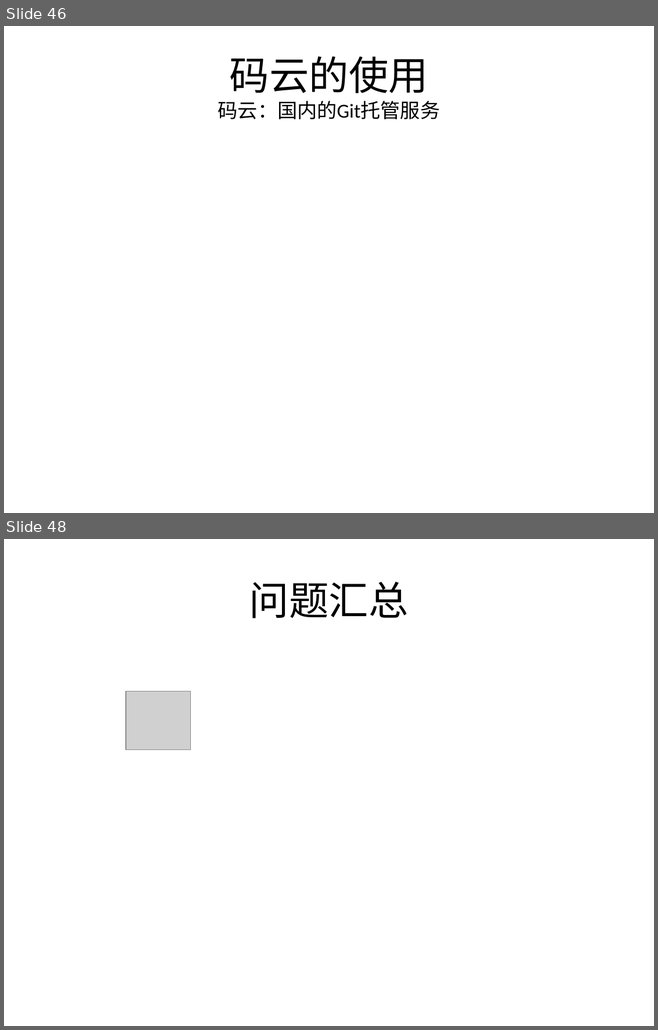
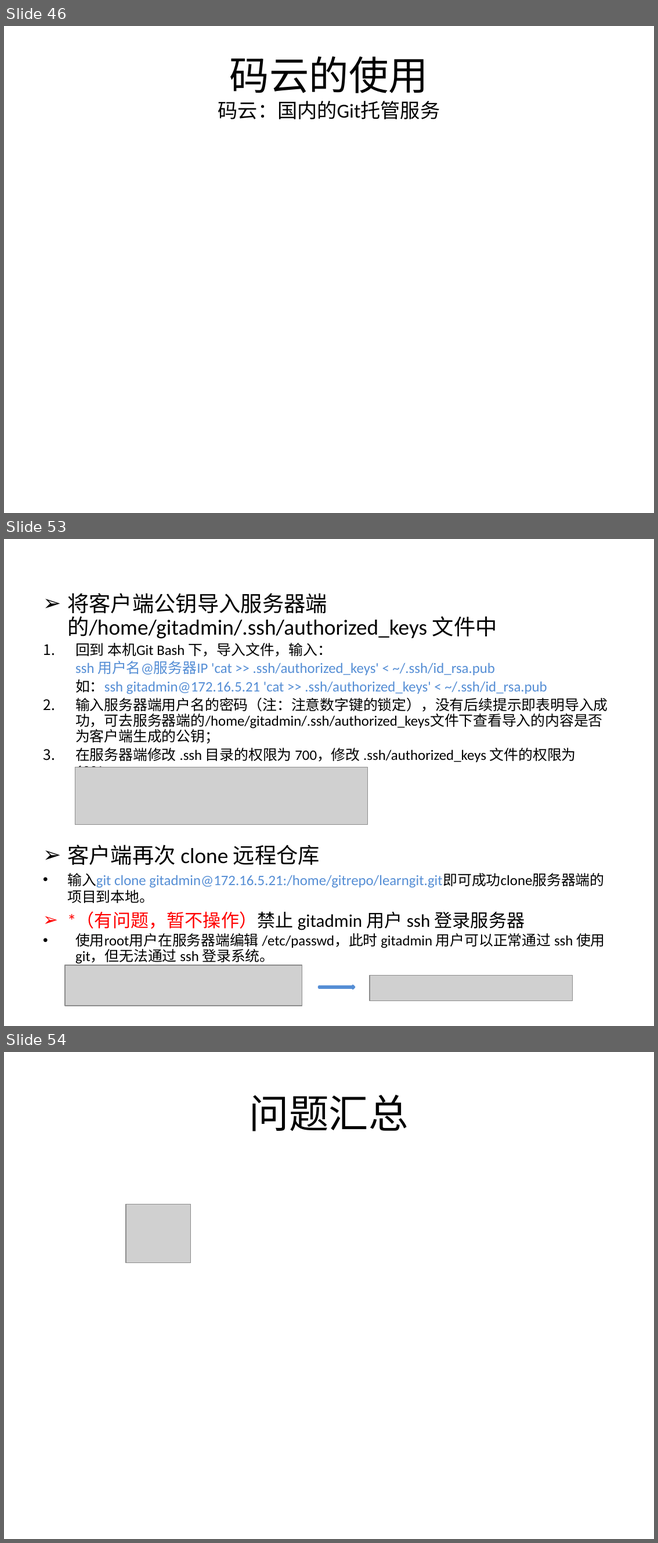
Before and after one commit to chenwen715/learn_repo, a slide deck: ppt/git.pptx. Shown one above the other, each under a label of ours: slides 46 and 48 before the commit, slides 46, 53 and 54 after it; the slides between them are not shown. The pictures are 658x1030 and 658x1543 pixels, drawn with LibreOffice and Linux fonts; fonts in the diff are those of the drawing; grey boxes stand for pictures. Boxes give left, top, right and bottom in pixels: in the first picture for what was removed or moved away, otherwise in the second. Text is boxed around its words. In the diff, an @@ line names an element or a change of style, - is before the commit and + after.

Commit message:
modify git.ppt and map_181115
181119
更新git.ppt中搭建服务器的内容
更新map_181115中绘制小车的程序

```diff
--- a/ppt/git.pptx
+++ b/ppt/git.pptx
@@ slide 53 added at bbox=[4, 539, 654, 1026], background #FFFFFF @@
@@ text added at bbox=[67, 593, 608, 965], 16 pt, text #000000 @@
+➢ 将客户端公钥导入服务器端 的/home/gitadmin/.ssh/authorized_keys 文件中
+1. 回到 本机Git Bash 下，导入文件，输入：
+ssh 用户名@服务器IP 'cat >> .ssh/authorized_keys' < ~/.ssh/id_rsa.pub
+如：ssh gitadmin@172.16.5.21 'cat >> .ssh/authorized_keys' < ~/.ssh/id_rsa.pub
+2. 输入服务器端用户名的密码（注：注意数字键的锁定），没有后续提示即表明导入成功，可去服务器端的/home/gitadmin/.ssh/authorized_keys文件下查看导入的内容是否为客户端生成的公钥；
+3. 在服务器端修改 .ssh 目录的权限为 700，修改 .ssh/authorized_keys 文件的权限为 600；
+➢ 客户端再次 clone 远程仓库
+• 输入git clone gitadmin@172.16.5.21:/home/gitrepo/learngit.git即可成功clone服务器端的项目到本地。
+➢ *（有问题，暂不操作）禁止 gitadmin 用户 ssh 登录服务器
+• 使用root用户在服务器端编辑 /etc/passwd，此时 gitadmin 用户可以正常通过 ssh 使用 git，但无法通过 ssh 登录系统。
@@ picture added at bbox=[75, 768, 367, 826] @@
@@ picture added at bbox=[65, 965, 302, 1006] @@
@@ right arrow added at bbox=[318, 986, 354, 989], fill #558ED5, outline #558ED5 2 pt @@
@@ picture added at bbox=[370, 976, 572, 1001] @@
@@ what was slide 48 is now slide 54 @@
```
Also in this commit, not shown: 1 slide changed, 5 other slides added, 5 other files.
